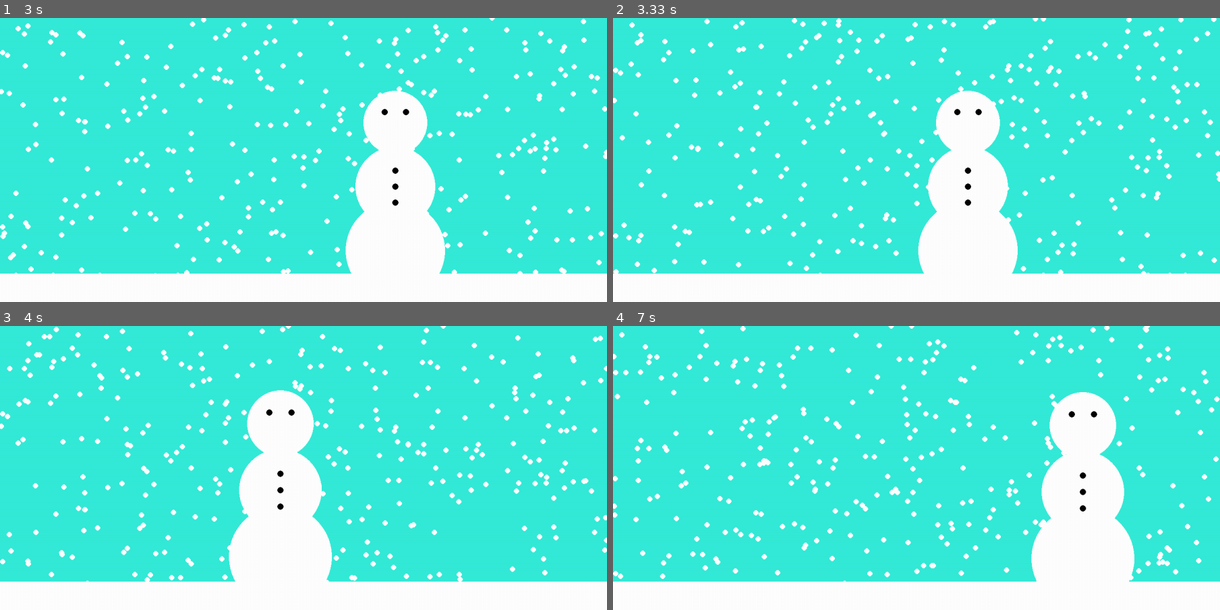
Above: before the commit, frames 1-4 (two rows, left to right).
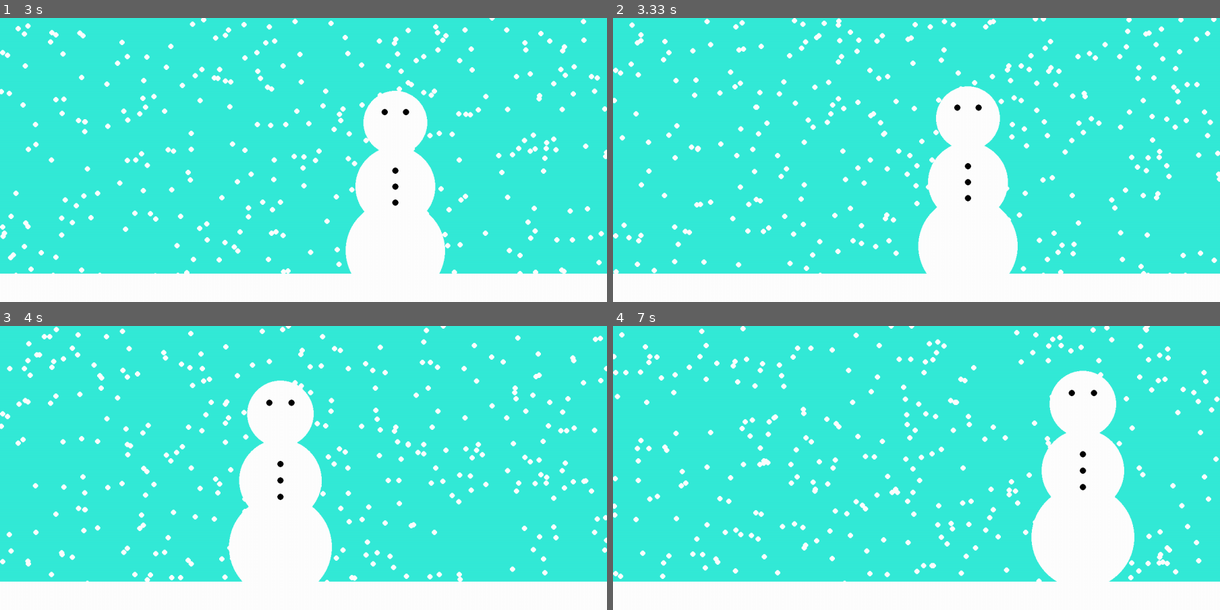
Above: after the commit, the same moments.

Repository: bly852/ICS3U1
Game: pygame game, started from (19.11.04) PyGame Intro/snowman_function.py
Same seed, same stepped clock (60 frames per second), same inputs: the game is played once before the commit and once after it.
Inputs:
- Up to frame 1 (3 s): hold = 0.33-0.8 s; hold Right 0.33-0.8 s; hold Space 0.83-1.3 s; hold Right 0.83-1.3 s; tap - at 0.98, 2.32 s; hold D 1.33-1.8 s; hold Up 1.83-2.13 s; tap = at 1.98 s; hold D 2.17-2.63 s; hold Left from 2.67 s (still down)
- Up to frame 2 (3.33 s): release Left at 3.2 s; tap Space at 3.23 s
- Up to frame 3 (4 s): hold Left 3.57-3.97 s; tap Space at 3.63, 3.93 s; tap = at 3.72 s
- Up to frame 4 (7 s): hold W 4-4.37 s; tap Space at 4.07, 4.47, 4.77, 5.13, 5.43, 5.63, 5.93, 6.13, 6.47, 6.77, 6.97 s; tap - at 4.15, 5.72 s; hold Right 4.4-5.03 s; hold A 5.07-5.53 s; tap = at 5.22, 6.55 s; hold Right 5.57-6.03 s; hold W 6.07-6.37 s; hold Right 6.4-6.87 s; hold A from 6.9 s (still down)

Frame 1 is identical in both runs. In frame 2, 0.8% of the frame differs, in the area x 50-67%, y 23-91%; in frame 3, 1.5%; in frame 4, 2.5%, in the area x 68-86%, y 15-91%.

Commit message:
Update snowman_function.py
Added Spacebar for Jump

Organized Key Detection Code

Diff:
--- a/(19.11.04) PyGame Intro/snowman_function.py
+++ b/(19.11.04) PyGame Intro/snowman_function.py
@@ -69,6 +69,7 @@
 
     #Key Detection
     for event in pygame.event.get():
+        #Game Exit
         if event.type == QUIT:
             pygame.quit()
             sys.exit()
@@ -77,24 +78,28 @@
                 pygame.quit()
                 sys.exit()
 
+        #Radius Change
+        if event.type == KEYDOWN:
             if event.key == K_EQUALS:
                 rPlus = 1
             if event.key == K_MINUS:
                 rPlus = -1
-            #Movement
+        if event.type == KEYUP:
+            if event.key == K_EQUALS or event.key == K_MINUS:
+                rPlus = 0
+
+        #Movement
+        if event.type == KEYDOWN:
             if event.key == K_LEFT or event.key == K_a:
                 x_dir = -7
             if event.key == K_RIGHT or event.key == K_d:
                 x_dir = 7
-            if event.key == K_UP or event.key == K_w:
+            if event.key == K_UP or event.key == K_w or event.key == K_SPACE:
                 if SmFoot >= h-floorY:
                     y -= 50
         if event.type == KEYUP:
             if event.key == K_LEFT or event.key == K_RIGHT or event.key == K_a or event.key == K_d:
                 x_dir = 0
-
-            if event.key == K_EQUALS or event.key == K_MINUS:
-                rPlus = 0
 
     #Snowman Radiuses
     r2 = int(r*1.25)
@@ -116,7 +121,7 @@
     if SmHeight >= h-floorY:
         r -= 1
 
-
+    #Gravity
     if SmFoot <= h-floorY:
         gravity = 8
     elif SmFoot >= h-floorY:
